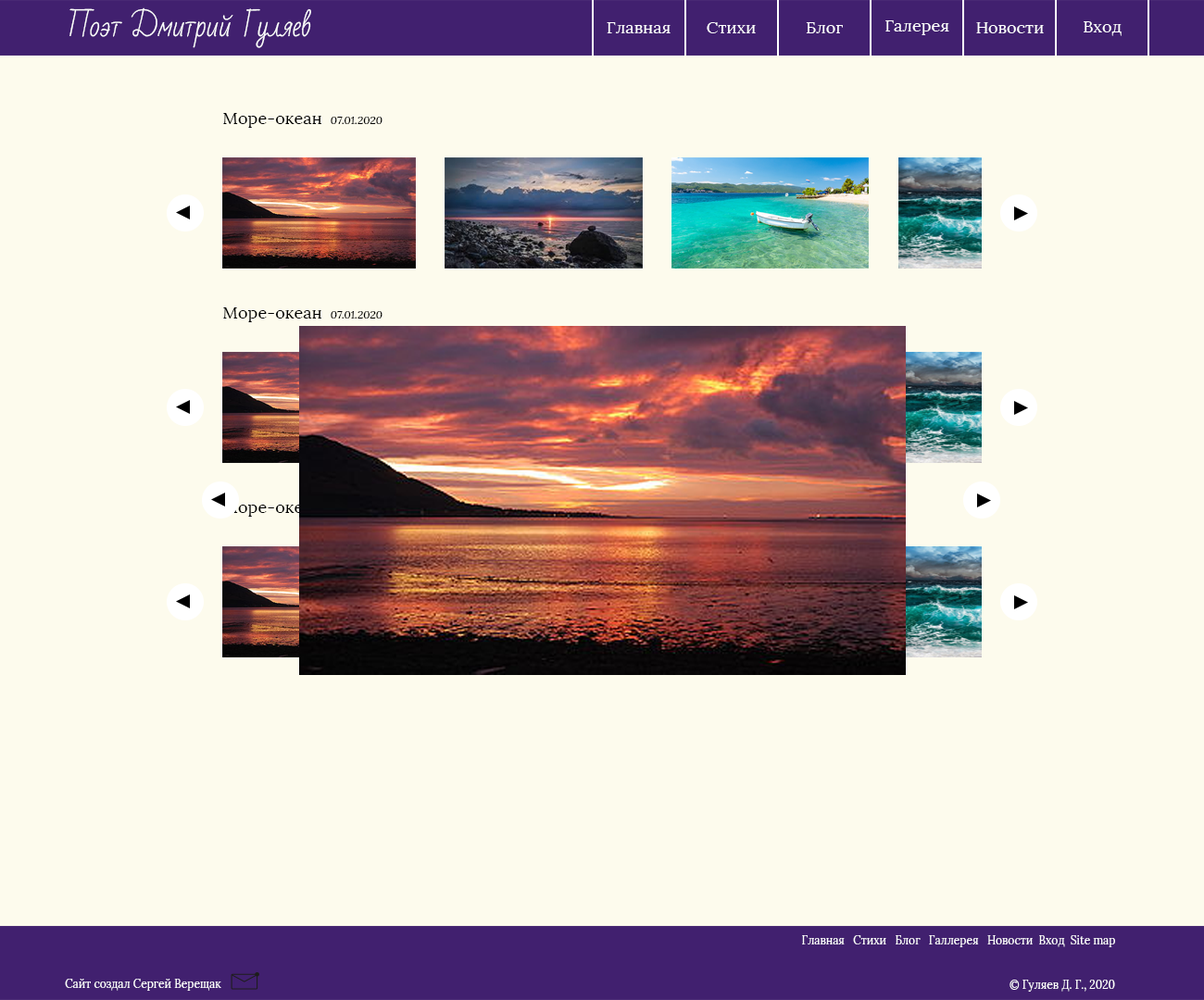
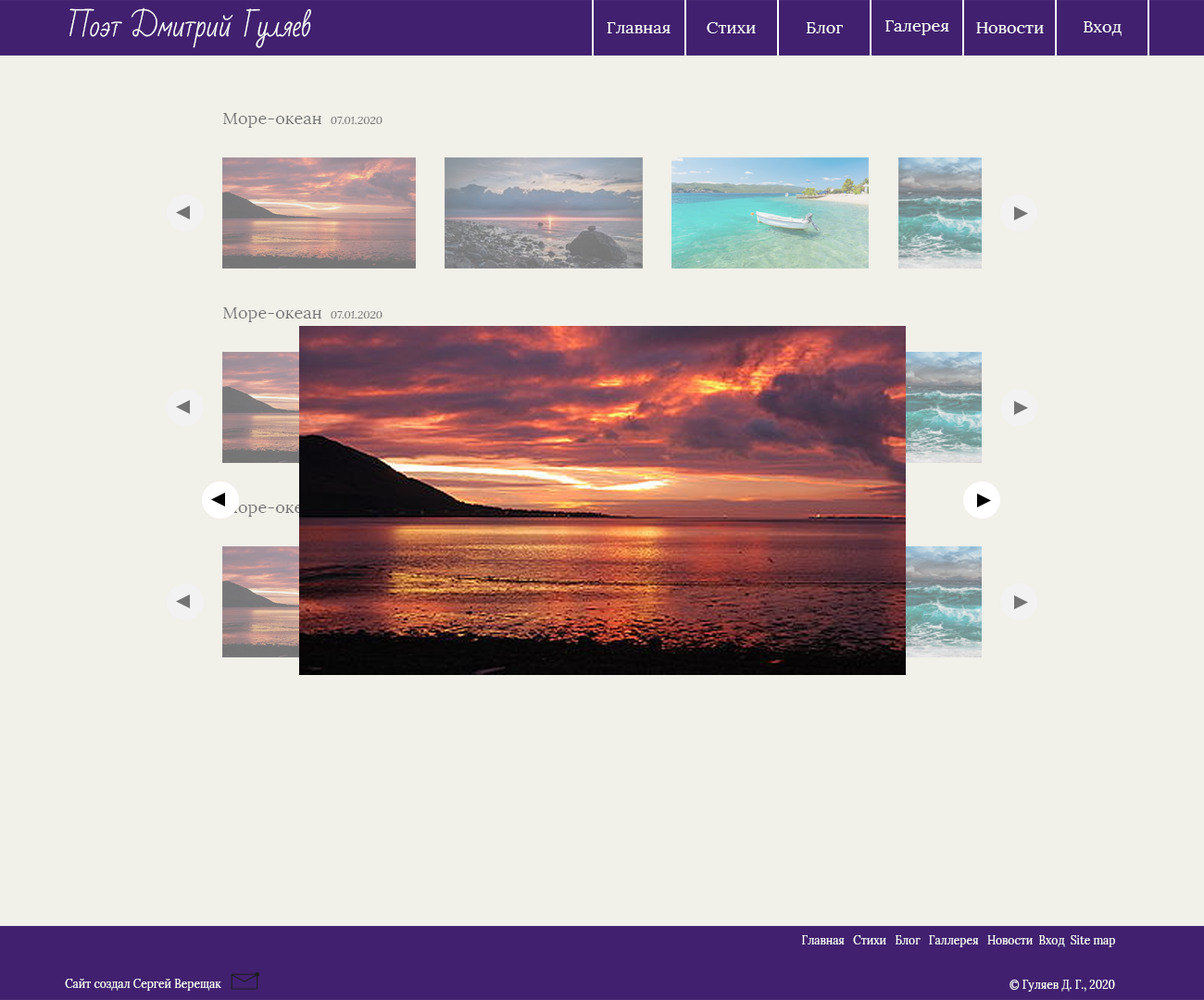
Two versions of the same layered image (1204x1000). Layer-by-layer changes:
added group "Big picture" with 7 layers above "Слой 4" over [201, 325, 1000, 675]
moved "Right button" (1st of 4, in "Big picture") into group "Big picture" over [962, 481, 1000, 519]
moved "Left button" (1st of 4, in "Big picture") into group "Big picture" over [201, 481, 239, 519]
added layer "Слой 4" above "Main" over [0, 55, 1204, 926]
